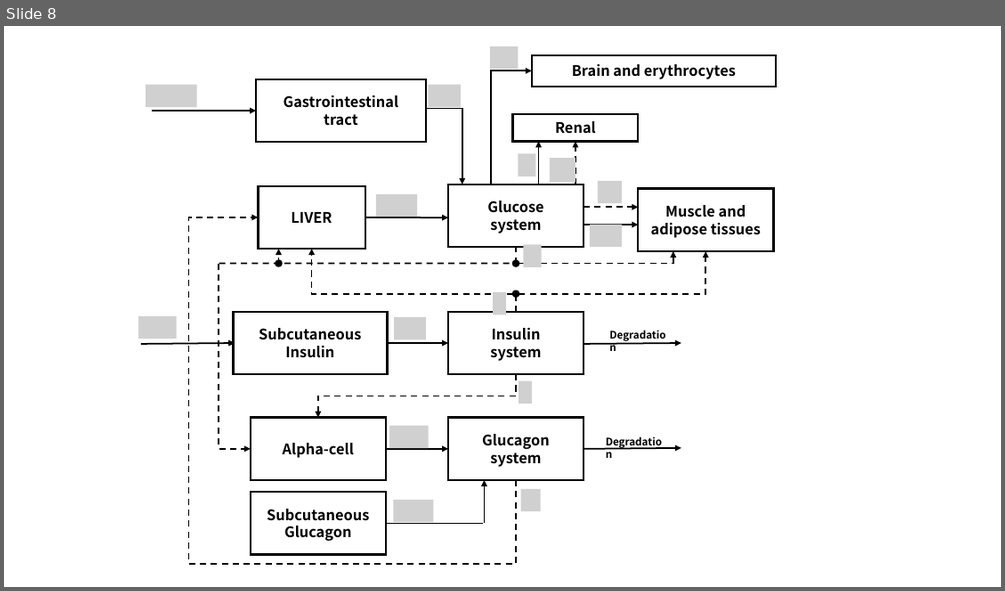
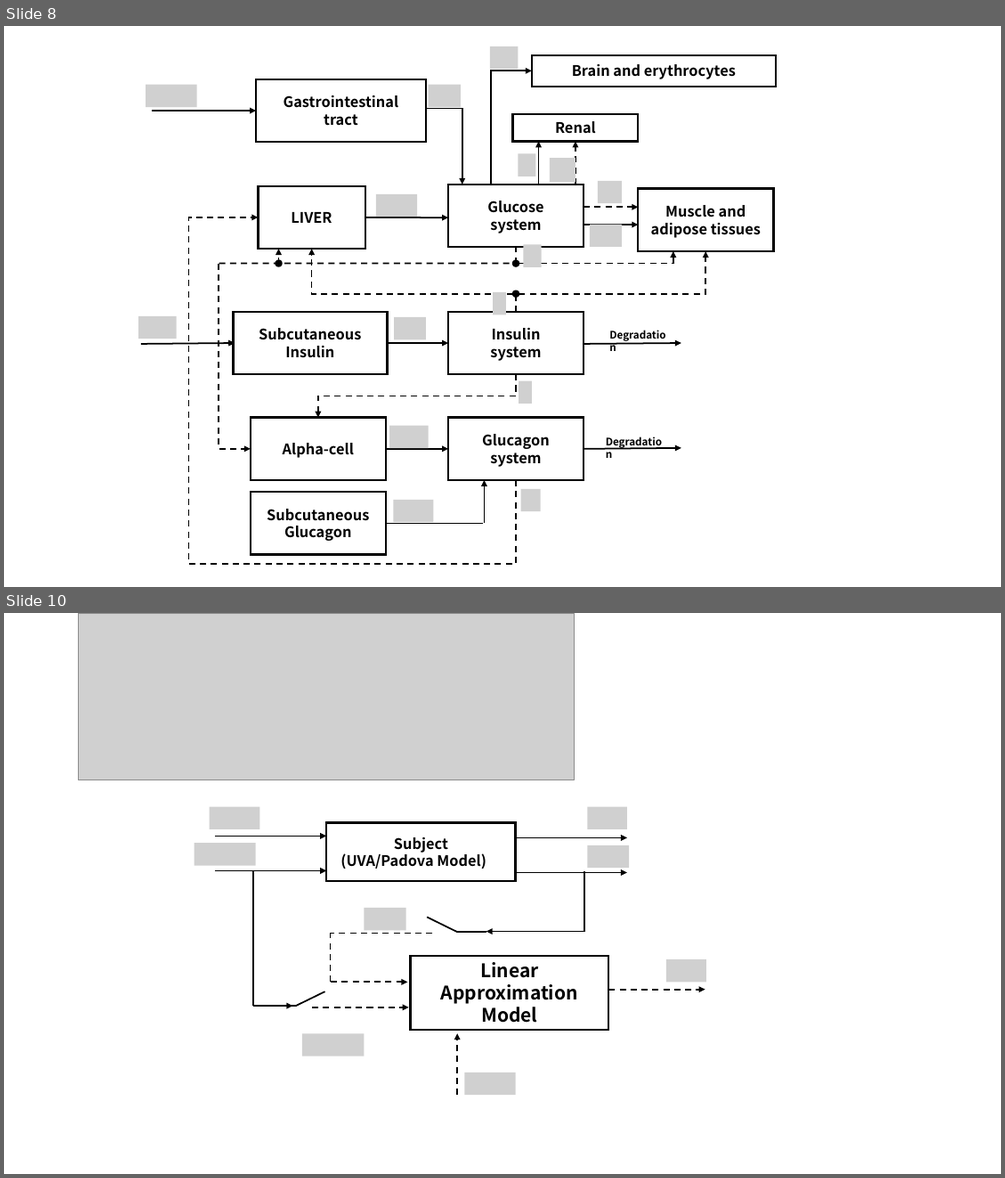
Before and after one commit to res4253/CPHS, a slide deck: fig.pptx. Shown one above the other, each under a label of ours: slide 8 before the commit, slides 8 and 10 after it; the slides between them are not shown. The pictures are 1005x591 and 1005x1178 pixels, drawn with LibreOffice and Linux fonts; fonts in the diff are those of the drawing; grey boxes stand for pictures. Boxes give left, top, right and bottom in pixels: in the first picture for what was removed or moved away, otherwise in the second. Text is boxed around its words. In the diff, an @@ line names an element or a change of style, - is before the commit and + after.

```diff
--- a/fig.pptx
+++ b/fig.pptx
@@ slide 10 added at [4,613,1001,1174], background #FFFFFF @@
@@ picture added at [78,613,574,779] @@
@@ picture added at [209,807,259,829] @@
@@ rectangle added at [326,822,516,881], fill #FFFFFF, outline #000000 2 pt, 14 pt, text #000000, bold @@
+Subject
+(UVA/Padova Model)
@@ picture added at [587,807,627,829] @@
@@ picture added at [194,843,255,865] @@
@@ arrow added from (215, 835) to (326, 835), #000000 1.5 pt @@
@@ arrow added from (516, 838) to (627, 838), #000000 1.5 pt @@
@@ picture added at [587,844,629,868] @@
@@ arrow added from (215, 871) to (326, 871), #000000 1.5 pt @@
@@ line added from (254, 871) to (254, 1005), #000000 1.5 pt @@
@@ arrow added from (516, 873) to (627, 873), #000000 1.5 pt @@
@@ line added from (584, 871) to (584, 932), #000000 1.5 pt @@
@@ picture added at [364,908,405,930] @@
@@ line added from (457, 932) to (428, 916), #000000 1.5 pt @@
@@ line added from (486, 932) to (457, 932), #000000 1.5 pt @@
@@ arrow added from (584, 932) to (486, 932), #000000 1.5 pt @@
@@ line added from (432, 933) to (330, 933), #000000 1.5 pt dashed @@
@@ line added from (330, 981) to (330, 933), #000000 1.5 pt dashed @@
@@ rectangle added at [411,956,609,1030], fill #FFFFFF, outline #000000 2 pt, 18 pt, text #000000, bold @@
+Linear Approximation Model
@@ picture added at [666,959,707,981] @@
@@ arrow added from (331, 981) to (408, 981), #000000 1.5 pt dashed @@
@@ arrow added from (254, 1005) to (292, 1005), #000000 1.5 pt @@
@@ line added from (261, 1005) to (297, 1005), #000000 1.5 pt @@
@@ line added from (296, 1005) to (324, 991), #000000 1.5 pt @@
@@ arrow added from (312, 1007) to (409, 1007), #000000 1.5 pt dashed @@
@@ arrow added from (609, 989) to (705, 989), #000000 1.5 pt dashed @@
@@ picture added at [302,1033,364,1055] @@
@@ arrow added from (457, 1094) to (457, 1033), #000000 1.5 pt dashed @@
@@ picture added at [465,1072,516,1094] @@
```
Also in this commit, not shown: 1 slide changed, 3 other slides added, 4 slides removed, 3 other files.
